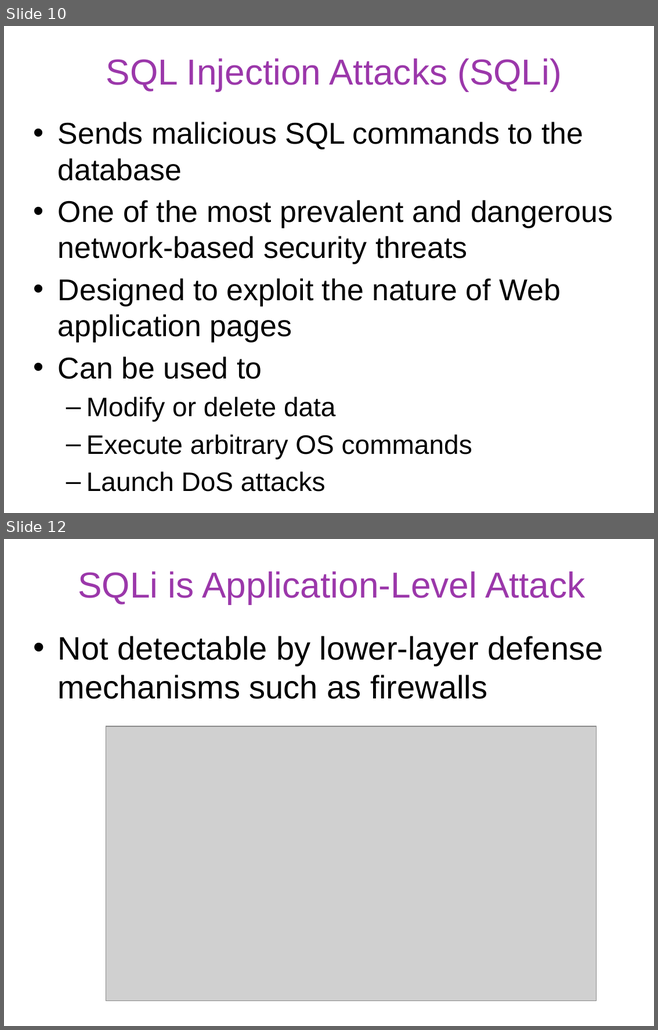
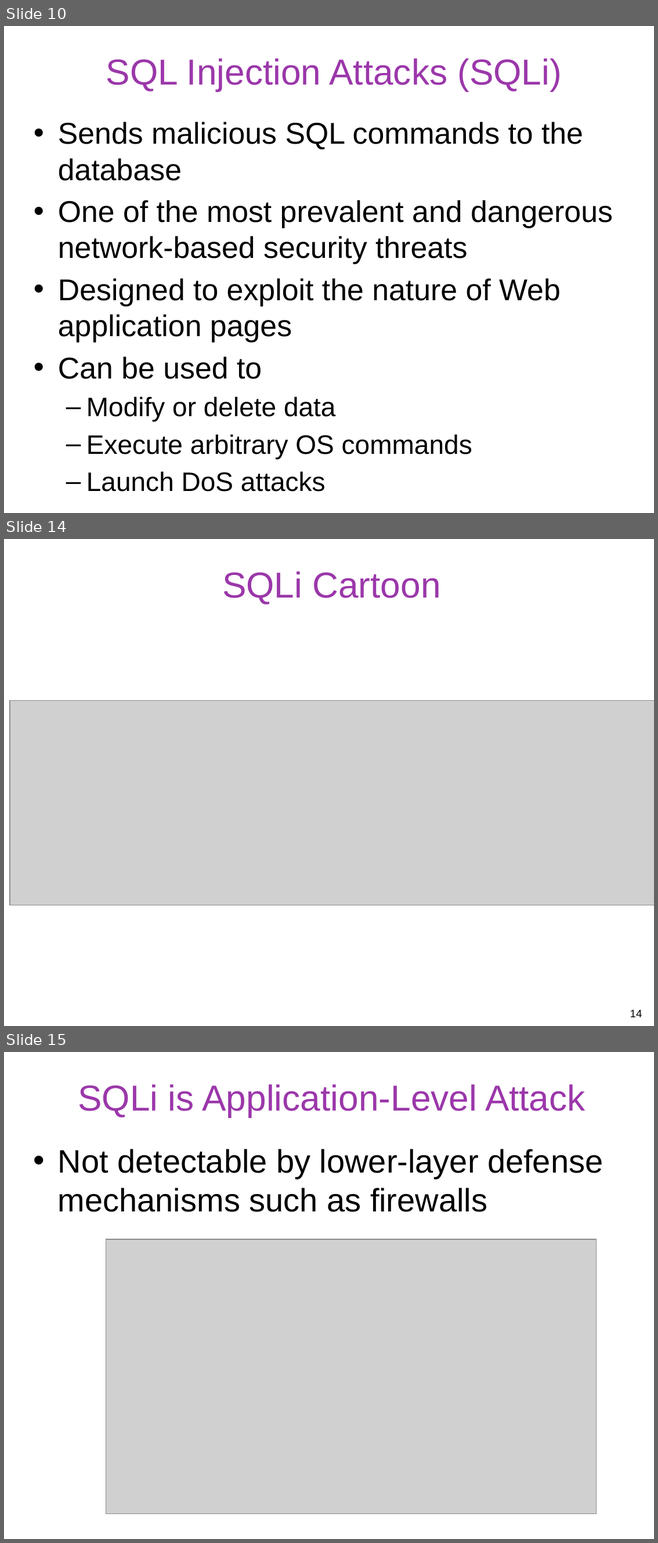
Before and after one commit to gulaoshi/gu.github.io, a slide deck: InfoSec/PPTs/L6-CH05-Database Security.pptx. Shown one above the other, each under a label of ours: slides 10 and 12 before the commit, slides 10, 14 and 15 after it; the slides between them are not shown. The pictures are 658x1030 and 658x1543 pixels, drawn with LibreOffice and Linux fonts; fonts in the diff are those of the drawing; grey boxes stand for pictures. Boxes give left, top, right and bottom in pixels: in the first picture for what was removed or moved away, otherwise in the second. Text is boxed around its words. In the diff, an @@ line names an element or a change of style, - is before the commit and + after.

```diff
--- a/InfoSec/PPTs/L6-CH05-Database Security.pptx
+++ b/InfoSec/PPTs/L6-CH05-Database Security.pptx
@@ slide 14 added at (x1=4, y1=539, x2=654, y2=1026), background #FFFFFF @@
@@ title added at (x1=222, y1=571, x2=441, y2=604), 40 pt, text #9B37AA @@
+SQLi Cartoon
@@ picture added at (x1=10, y1=701, x2=654, y2=906) @@
@@ page number added at (x1=630, y1=1010, x2=642, y2=1017), 12 pt, text #000000 @@
+14
@@ what was slide 12 is now slide 15 @@
```
Also in this commit, not shown: 3 other slides added, 1 slide removed, 24 other files.
